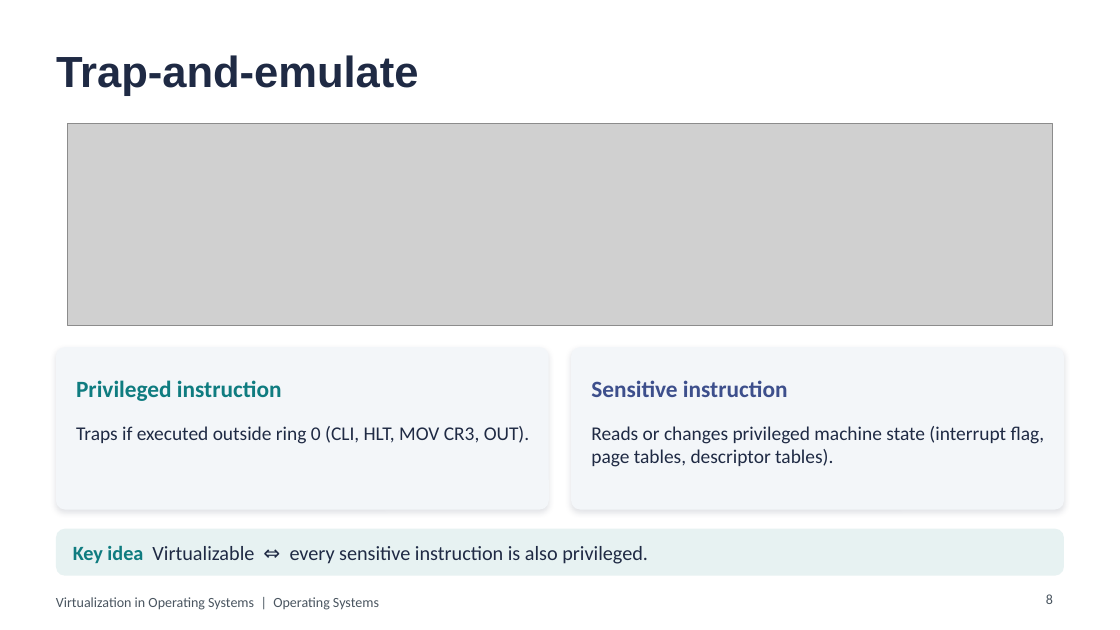
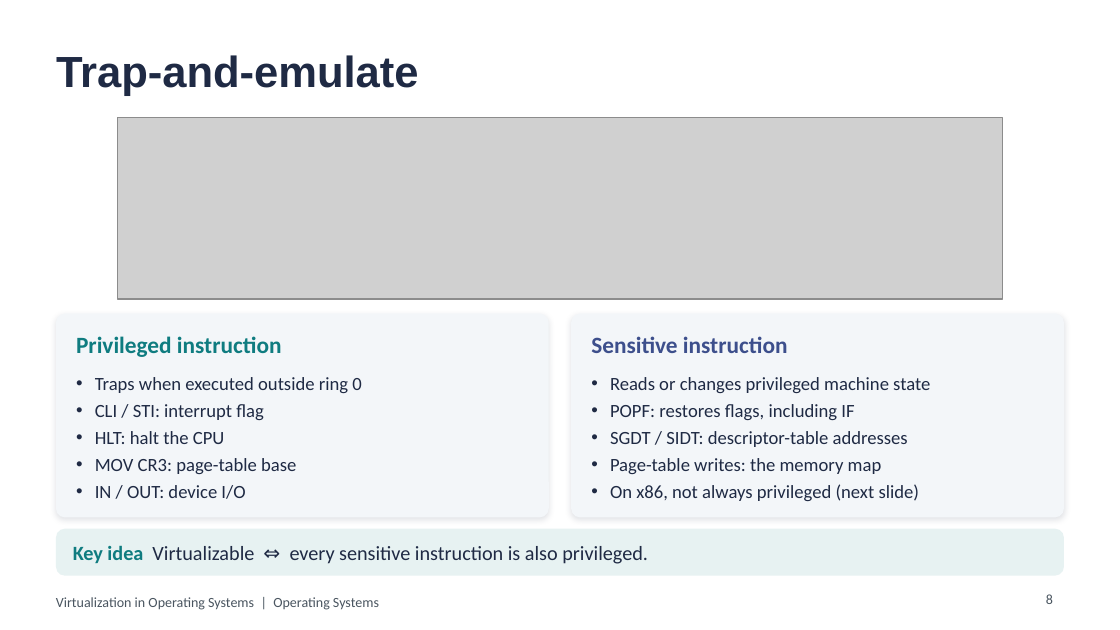
Before and after one commit to aliyassine22/OS-Virtualization, a slide deck: slide 8 of presentation/powerpoint/Virtualization_in_OS.pptx. Drawn at 1120x630 pixels with LibreOffice and Linux fonts; fonts in the diff are those of the drawing; grey boxes stand for pictures. Boxes give left, top, right and bottom in pixels: in the first picture for what was removed or moved away, otherwise in the second. Text is boxed around its words. In the diff, an @@ line names an element or a change of style, - is before the commit and + after.

```diff
--- a/presentation/powerpoint/Virtualization_in_OS.pptx
+++ b/presentation/powerpoint/Virtualization_in_OS.pptx
@@ picture: place and size @@
-picture at (67, 123, 1053, 325)
+picture at (118, 118, 1002, 299)
@@ rounded rectangle: place and size @@
-rounded rectangle at (56, 347, 549, 510)
+rounded rectangle at (56, 314, 549, 517)
@@ rounded rectangle at (56, 314, 549, 517): proportions changed @@
@@ text "Privileged instruction": place and size @@
-text "Privileged instruction" at (76, 380, 282, 401)
+text "Privileged instruction" at (76, 336, 282, 357)
@@ rounded rectangle at (571, 314, 1064, 517): proportions changed @@
@@ rounded rectangle: place and size @@
-rounded rectangle at (571, 347, 1064, 510)
+rounded rectangle at (571, 314, 1064, 517)
@@ text "Sensitive instruction": place and size @@
-text "Sensitive instruction" at (591, 380, 788, 397)
+text "Sensitive instruction" at (591, 336, 788, 353)
@@ text at (95, 377, 361, 499): text changed; size 12.5 to 12 pt @@
-Traps if executed outside ring 0 (CLI, HLT, MOV CR3, OUT).
+• Traps when executed outside ring 0
+• CLI / STI: interrupt flag
+• HLT: halt the CPU
+• MOV CR3: page-table base
+• IN / OUT: device I/O
@@ text at (610, 377, 930, 501): text changed; size 12.5 to 12 pt @@
-Reads or changes privileged machine state (interrupt flag, page tables, descriptor tables).
+• Reads or changes privileged machine state
+• POPF: restores flags, including IF
+• SGDT / SIDT: descriptor-table addresses
+• Page-table writes: the memory map
+• On x86, not always privileged (next slide)
```
Also in this commit, not shown: 14 other slides changed, 26 other files.
